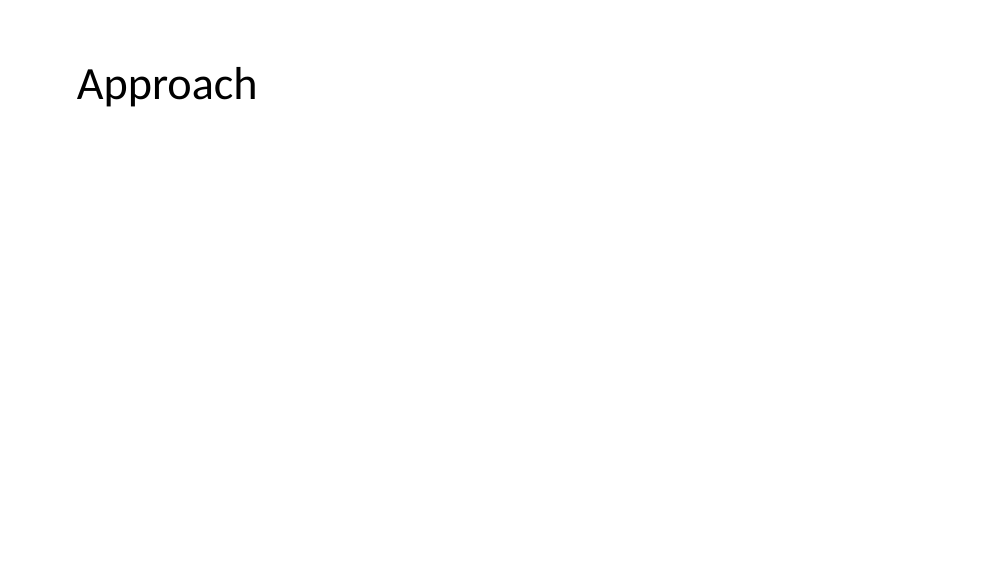
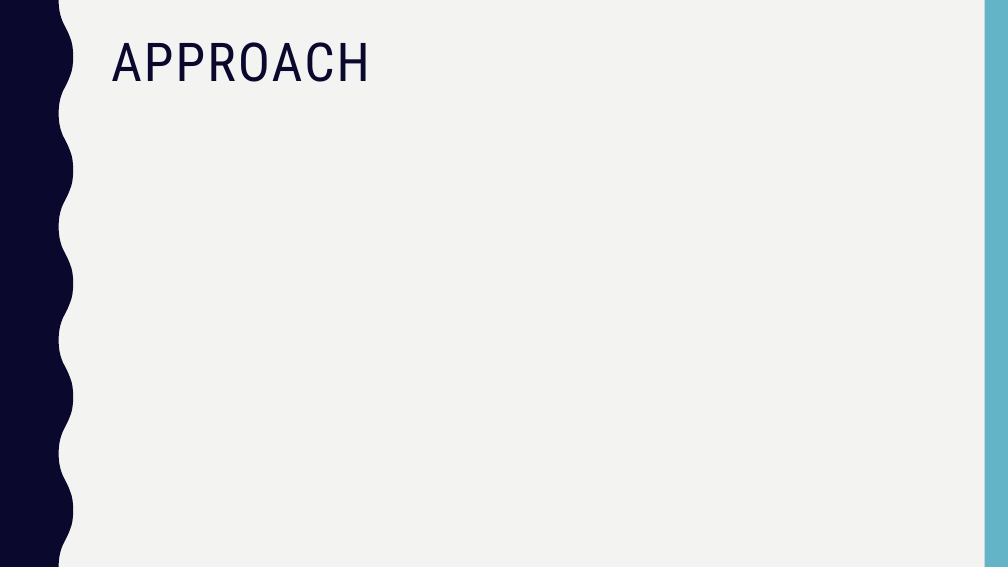
Before and after one commit to laurenemilyto/film_adapatation_success, a slide deck: slide 4 of Steg_pres.pptx. Drawn at 1008x567 pixels with LibreOffice and Linux fonts; fonts in the diff are those of the drawing. Boxes give left, top, right and bottom in pixels: in the first picture for what was removed or moved away, otherwise in the second. Text is boxed around its words. In the diff, an @@ line names an element or a change of style, - is before the commit and + after.

```diff
--- a/Steg_pres.pptx
+++ b/Steg_pres.pptx
@@ background #FFFFFF to #F3F3F2 @@
@@ freeform shape added at bbox=[0, 0, 73, 567], fill #0B082E @@
@@ rectangle added at bbox=[985, 0, 1008, 567], fill #62B4C6 @@
@@ title "APPROACH" at bbox=[111, 42, 370, 82]: vertical alignment middle to top @@
@@ title at bbox=[111, 42, 370, 82]: text changed; size 44 to 51 pt; font Calibri to Roboto Condensed; text colour #000000 to #0B082E @@
-Approach
+APPROACH
```
Also in this commit, not shown: 7 other slides changed, 4 slides added, 4 slides removed, 1 other file.
